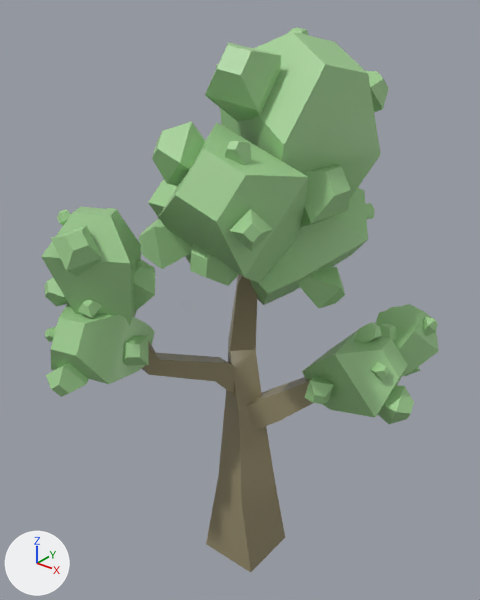
The OBJ model assets/3DModels/Tree1/tree1.obj, before and after one commit.
Before and after are seen from a 50 mm camera at (10.8, -13.83, 17.97) aimed at (-0.81, 0.68, 8.98). The lights are fixed; the arrows at lower left show +X, +Y and +Z. Where no turn or scale is listed for an object, it has been applied to the vertices.

Objects in the first picture: 'Tree', 'crown'.
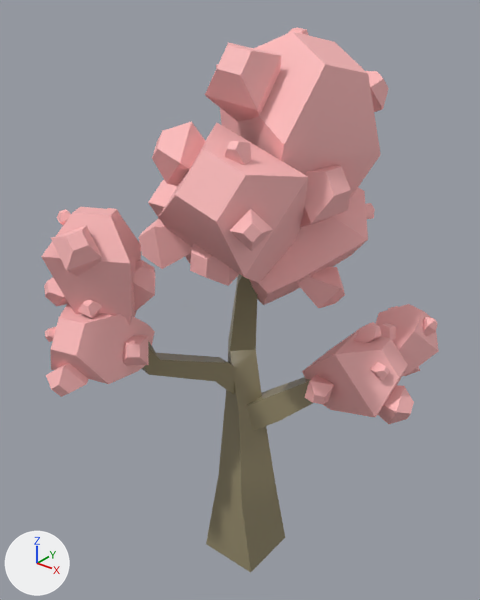
Where the change shows, as pixel boxes (x1, y1, x2, y2) in the pictures (480 x 600 px):
'crown', recoloured (green to pink)
    both: (41, 27, 439, 424)

The change, as a diff of the scene's bpy script:
```diff
--- a/assets/3DModels/Tree1/tree1.obj.py
+++ b/assets/3DModels/Tree1/tree1.obj.py
@@ mat_wall_paint @@
+mat_wall_paint = principled_material('Wall_Paint')
+mat_wall_paint.base_color = (1.0, 0.496, 0.496)  # pink #ffbbbb
+mat_wall_paint.roughness = 0.6
@@ me_crown @@
 me_crown.from_pydata(...)  # 656 vertices, 968 faces; spans x -6.1..4.49, y -5.0..5.6, z 5.44..16.73
-me_crown.materials.append(mat_03___default)  # green #9fce90
+me_crown.materials.append(mat_wall_paint)  # pink #ffbbbb
```
